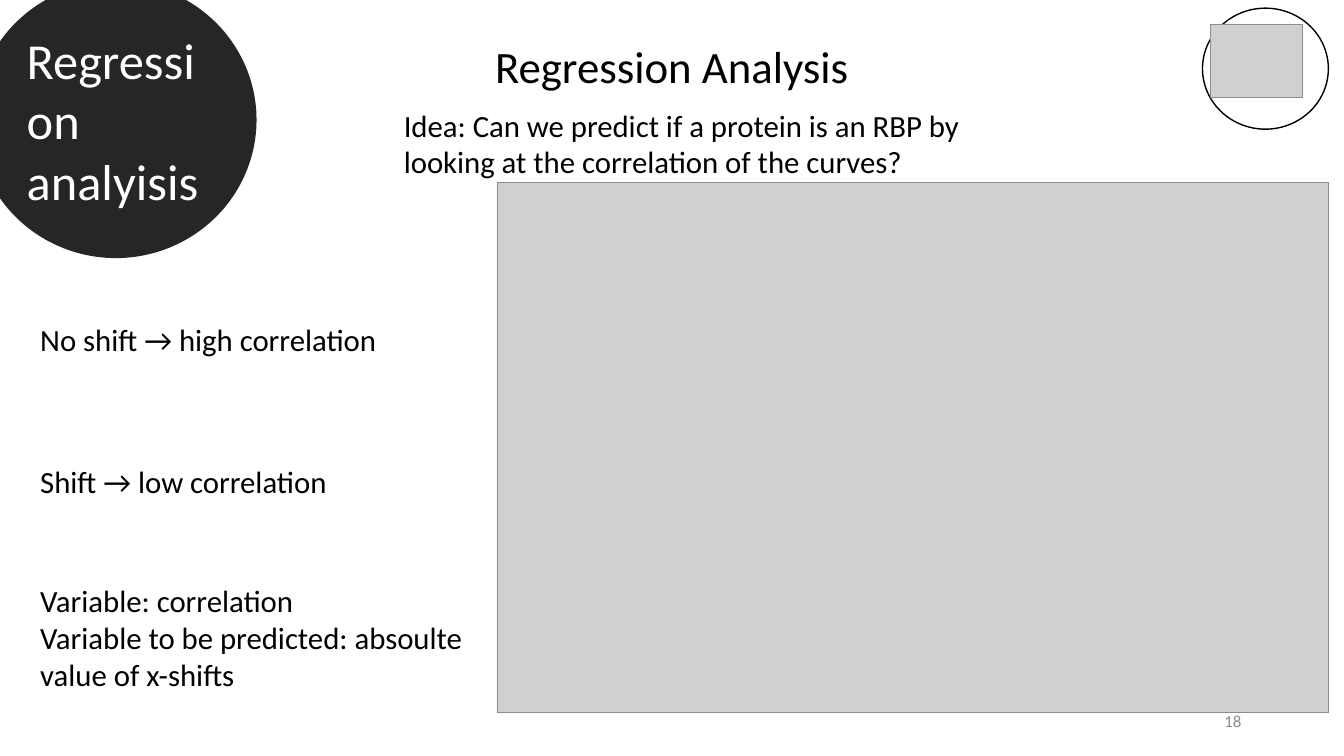
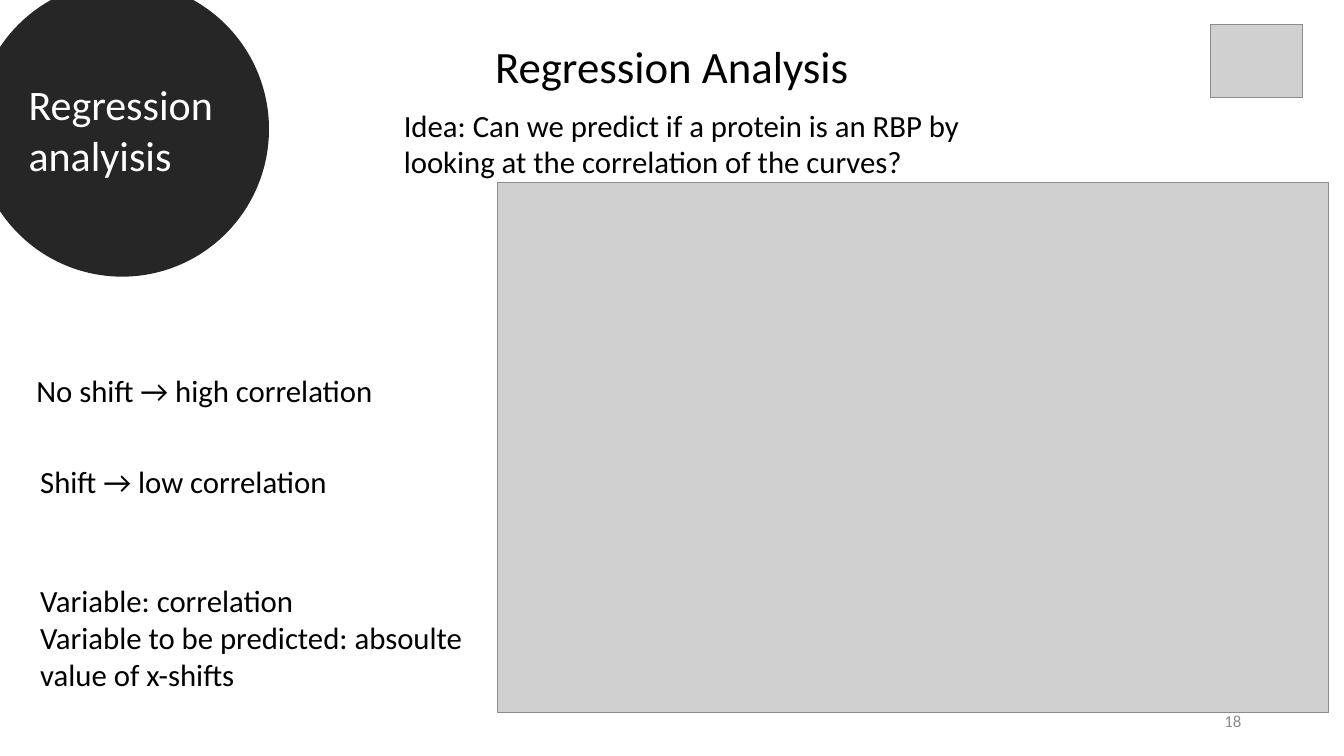
Before and after one commit to datascience-mobi-2022/2022-topic-03-team-05, a slide deck: slide 18 of Final presentation outline & temporary draft.pptx. Drawn at 1344x756 pixels with LibreOffice and Linux fonts; fonts in the diff are those of the drawing; grey boxes stand for pictures. Boxes give left, top, right and bottom in pixels: in the first picture for what was removed or moved away, otherwise in the second. Text is boxed around its words. In the diff, an @@ line names an element or a change of style, - is before the commit and + after.

```diff
--- a/Final presentation outline & temporary draft.pptx
+++ b/Final presentation outline & temporary draft.pptx
@@ ellipse "Regression analyisis": place and size @@
-ellipse "Regression analyisis" at (0, 0, 256, 257)
+ellipse "Regression analyisis" at (0, 0, 268, 275)
@@ ellipse "Regression analyisis" at (0, 0, 268, 275): size 36 to 30 pt @@
@@ ellipse removed at (1203, 8, 1329, 129) @@
@@ text "No shift → high correlation": place and size @@
-text "No shift → high correlation" at (40, 329, 376, 357)
+text "No shift → high correlation" at (36, 380, 372, 408)
```
Also in this commit, not shown: 24 other slides changed.
